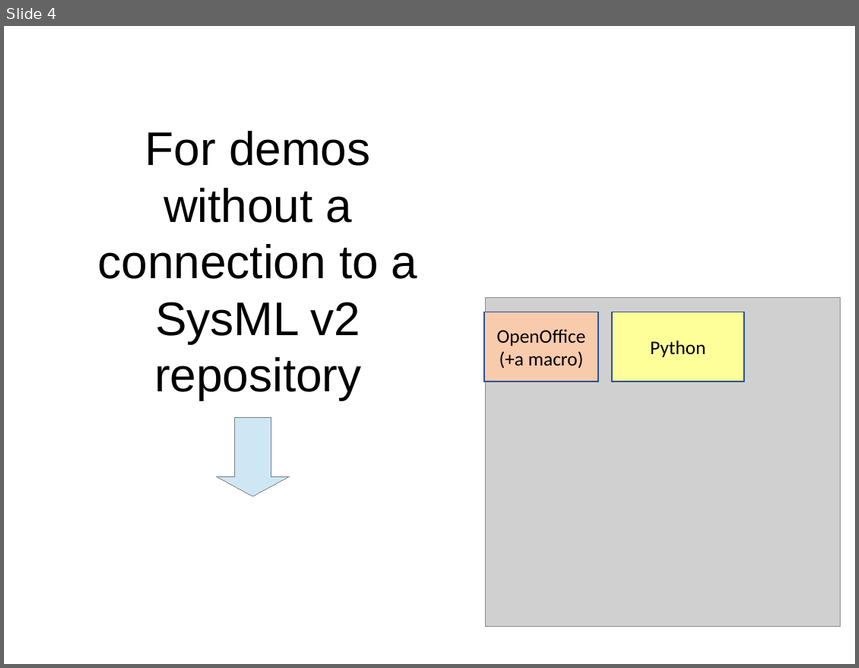
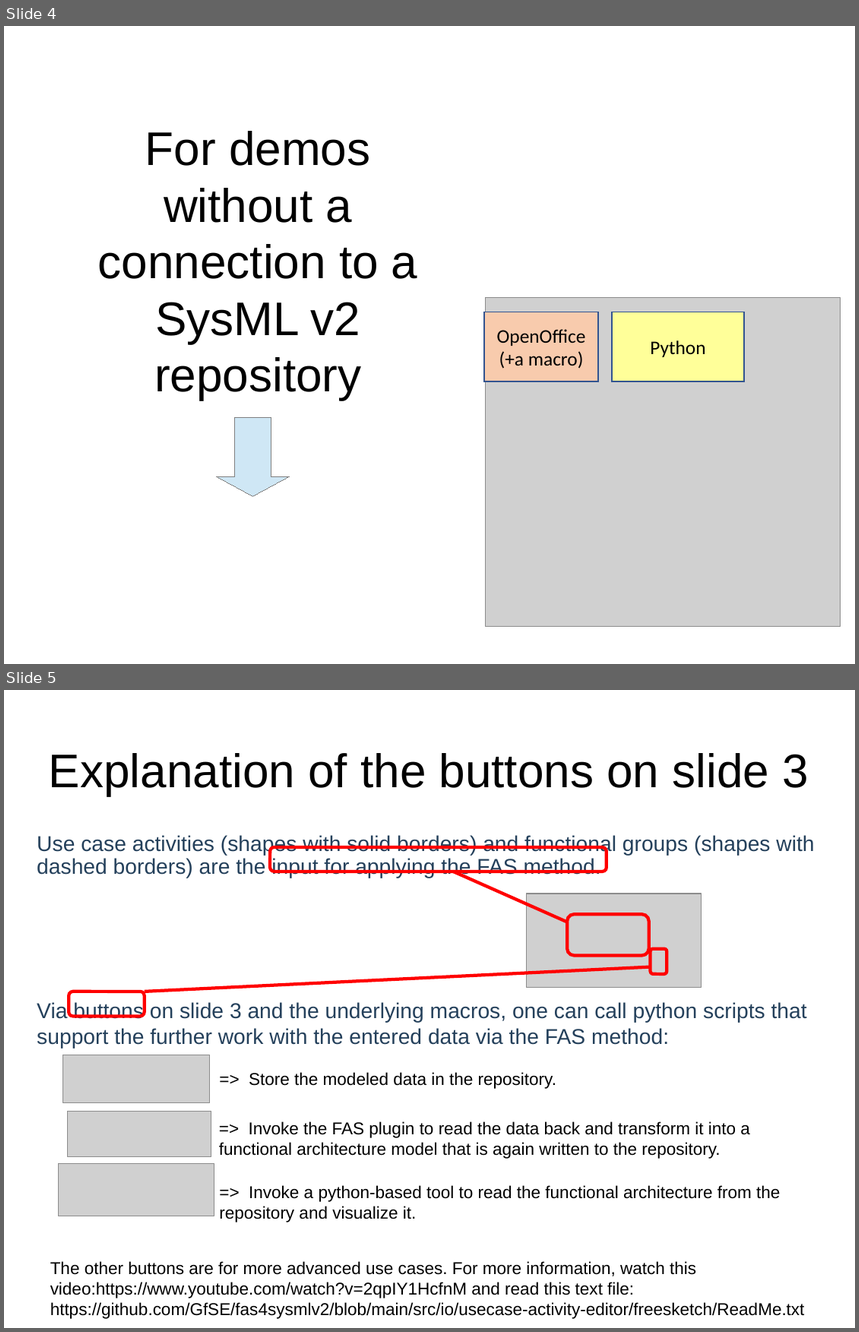
Before and after one commit to GfSE/fas4sysmlv2, a slide deck: src/io/usecase-activity-editor/fas_frontend.odp. Shown one above the other, each under a label of ours: slide 4 before the commit, slides 4 and 5 after it. The pictures are 859x668 and 859x1332 pixels, drawn with LibreOffice and Linux fonts; fonts in the diff are those of the drawing; grey boxes stand for pictures. Boxes give left, top, right and bottom in pixels: in the first picture for what was removed or moved away, otherwise in the second. Text is boxed around its words. In the diff, an @@ line names an element or a change of style, - is before the commit and + after.

Commit message:
Improved description of functionality

```diff
--- a/src/io/usecase-activity-editor/fas_frontend.odp
+++ b/src/io/usecase-activity-editor/fas_frontend.odp
@@ slide 5 added at bbox=[4, 690, 855, 1328], background #FFFFFF @@
@@ title added at bbox=[49, 753, 809, 796], 44 pt, text #000000 @@
+Explanation of the buttons on slide 3
@@ text added at bbox=[37, 835, 814, 1049], 20 pt, text #24405B @@
+Use case activities (shapes with solid borders) and functional groups (shapes with dashed borders) are the input for applying the FAS method.
+Via buttons on slide 3 and the underlying macros, one can call python scripts that support the further work with the entered data via the FAS method:
@@ rounded rectangle added at bbox=[271, 847, 607, 872], outline #FF0000 3 pt @@
@@ line added from (454, 872) to (568, 923), #FF0000 3 pt @@
@@ picture added at bbox=[527, 894, 702, 987] @@
@@ rounded rectangle added at bbox=[568, 915, 650, 956], outline #FF0000 3 pt @@
@@ freeform shape added at bbox=[651, 948, 667, 974], outline #FF0000 3 pt @@
@@ line added from (145, 992) to (651, 967), #FF0000 3 pt @@
@@ rounded rectangle added at bbox=[69, 992, 145, 1017], outline #FF0000 3 pt @@
@@ picture added at bbox=[63, 1056, 210, 1103] @@
@@ text added at bbox=[249, 1072, 557, 1089], 16 pt, text #000000 @@
+=> Store the modeled data in the repository.
@@ picture added at bbox=[67, 1112, 211, 1157] @@
@@ text added at bbox=[219, 1122, 750, 1159], 16 pt, text #000000 @@
+=> Invoke the FAS plugin to read the data back and transform it into a functional architecture model that is again written to the repository.
@@ picture added at bbox=[58, 1164, 214, 1217] @@
@@ text added at bbox=[219, 1186, 780, 1223], 16 pt, text #000000 @@
+=> Invoke a python-based tool to read the functional architecture from the repository and visualize it.
@@ text added at bbox=[50, 1262, 805, 1319], 16 pt, text #000000 @@
+The other buttons are for more advanced use cases. For more information, watch this video:https://www.youtube.com/watch?v=2qpIY1HcfnM and read this text file: https://github.com/GfSE/fas4sysmlv2/blob/main/src/io/usecase-activity-editor/freesketch/ReadMe.txt
```
Also in this commit, not shown: 1 slide changed.
